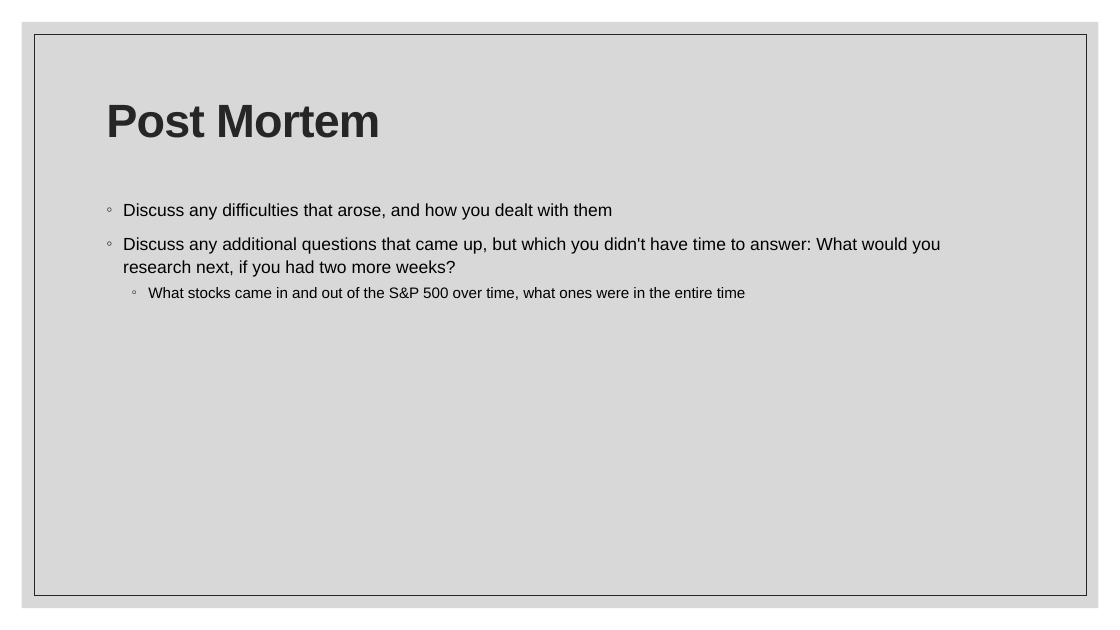
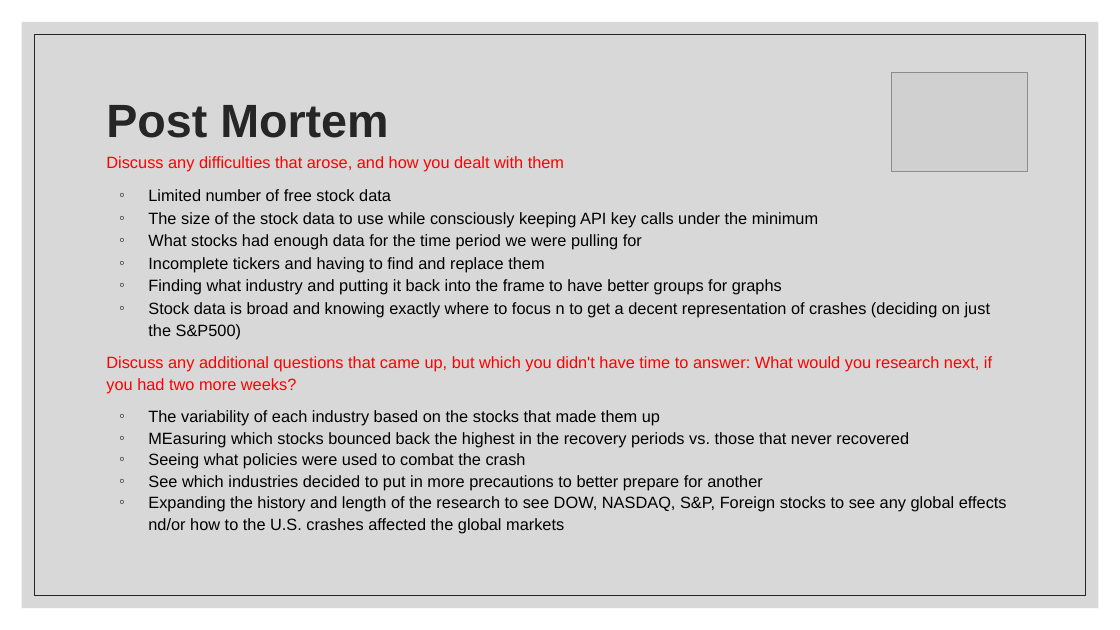
Before and after one commit to skinnms/DBC_project_1, a slide deck: slide 10 of # Archive/presentation/Stock Market Crash Analysis.pptx (slide 9 before the commit). Drawn at 1120x630 pixels with LibreOffice and Linux fonts; fonts in the diff are those of the drawing; grey boxes stand for pictures. Boxes give left, top, right and bottom in pixels: in the first picture for what was removed or moved away, otherwise in the second. Text is boxed around its words. In the diff, an @@ line names an element or a change of style, - is before the commit and + after.

```diff
--- a/# Archive/presentation/Stock Market Crash Analysis.pptx
+++ b/# Archive/presentation/Stock Market Crash Analysis.pptx
@@ rectangle at (34,34,1086,596): outline #262626 0.5 pt to #262626 0.75 pt @@
@@ title "Post Mortem" at (106,105,388,138): letter spacing -0.7 to 0 pt @@
@@ picture added at (891,73,1028,171) @@
@@ text "Discuss any difficulties that arose, ...": place and size @@
-text "Discuss any difficulties that arose, ..." at (123,203,940,300)
+text "Discuss any difficulties that arose, ..." at (106,156,1007,512)
@@ text at (106,156,992,394): size 15 to 14 pt, text colour #000000 to #FF0000 in "Discuss any difficulties that arose, and how ...", "Discuss any additional questions that came up, ..."; bullet ◦ to none; less space between paragraphs @@
@@ text at (148,189,990,340): paragraphs added @@
+◦ Limited number of free stock data
+◦ The size of the stock data to use while consciously keeping API key calls under the minimum
+◦ What stocks had enough data for the time period we were pulling for
+◦ Incomplete tickers and having to find and replace them
+◦ Finding what industry and putting it back into the frame to have better groups for graphs
+◦ Stock data is broad and knowing exactly where to focus n to get a decent representation of crashes (deciding on just the S&P500)
@@ text at (148,410,1007,512): text changed; size 13 to 14 pt @@
-  ◦ What stocks came in and out of the S&P 500 over time, what ones were in the entire time
+◦ The variability of each industry based on the stocks that made them up
+◦ MEasuring which stocks bounced back the highest in the recovery periods vs. those that never recovered
+◦ Seeing what policies were used to combat the crash
+◦ See which industries decided to put in more precautions to better prepare for another
+◦ Expanding the history and length of the research to see DOW, NASDAQ, S&P, Foreign stocks to see any global effects nd/or how to the U.S. crashes affected the global markets
```
Also in this commit, not shown: 7 other slides changed, 3 slides added, 2 slides removed.
